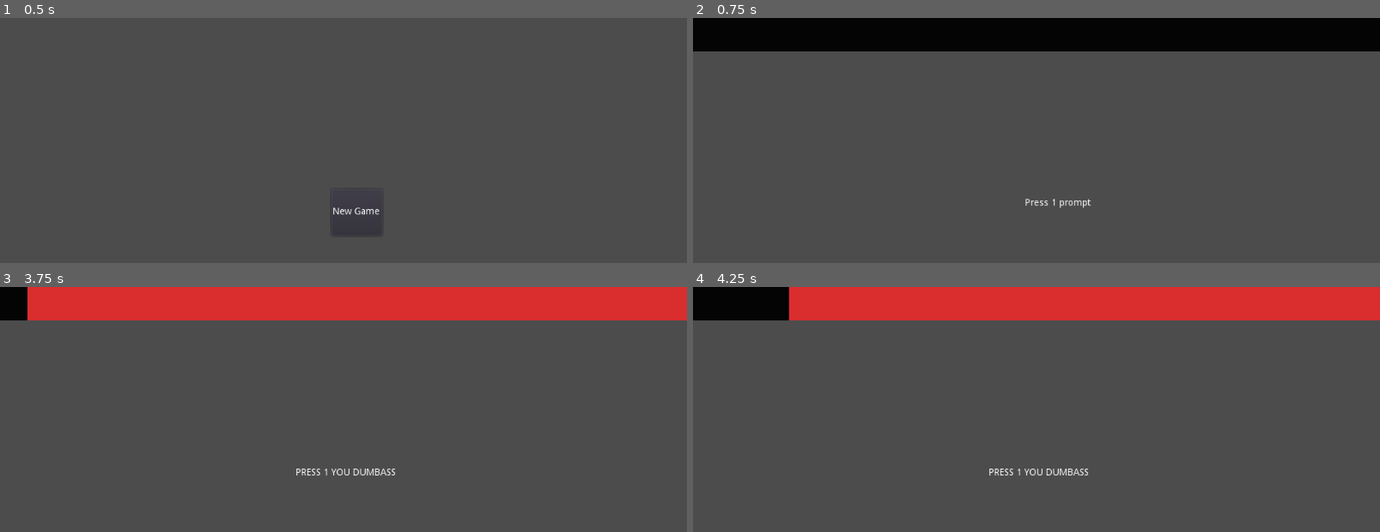
Above: before the commit, frames 1-4 (two rows, left to right).
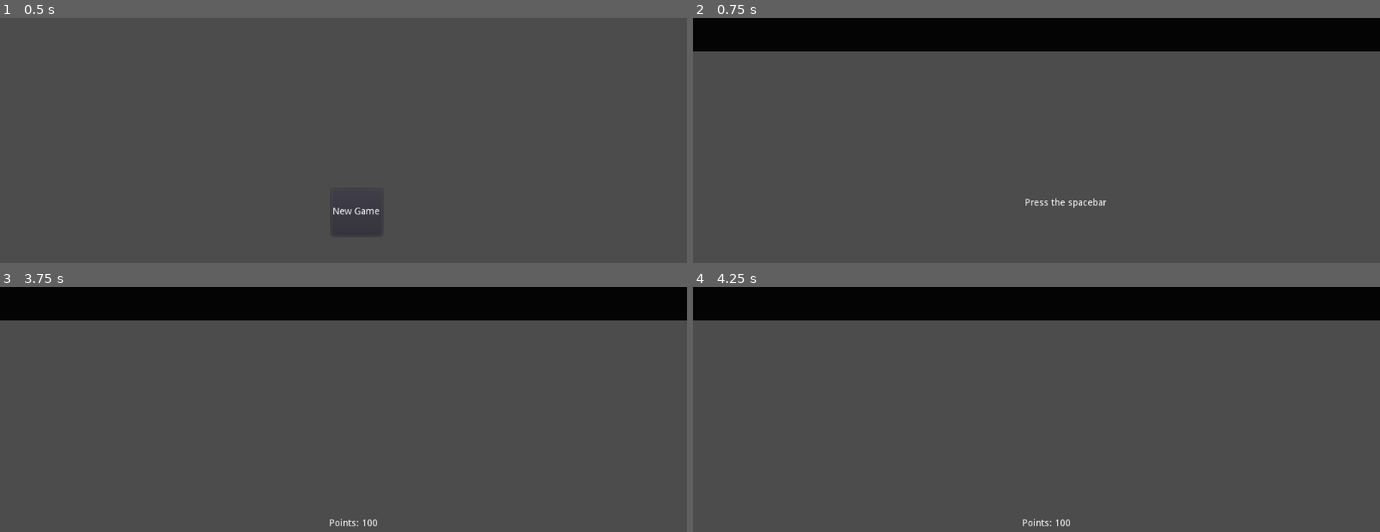
Above: after the commit, the same moments.

Repository: josfeldmann/Godot-Group-Game-Template
Game: Godot game, scene res://MainGame/MainMenu.tscn
The game is run twice, just before and just after one commit, with the same random seed, the same clock (stepped at 60 frames per second) and the same inputs.
Inputs:
- Up to frame 1 (0.5 s): no input
- Up to frame 2 (0.75 s): click "New Game" at 0.5 s
- Up to frame 3 (3.75 s): tap Space (ui_space, bound only after the commit) at 1.25, 1.35, 2, 2.1, 2.75, 2.85, 3.5, 3.6 s; hold Left (ui_left) 2.03-2.78 s
- Up to frame 4 (4.25 s): no input

Frame 1 is identical in both runs. In frame 2, 0.1% of the frame differs, in the area x 52-61%, y 73-78%; in frame 3, 13%, in the area x 4-100%, y 0-98%; in frame 4, 12%.

Commit message:
moved stuff aroud and implemented points

Diff:
--- a/ExampleGame1/ExampleGameNode.gd
+++ b/ExampleGame1/ExampleGameNode.gd
@@ -19,6 +19,6 @@
 
 # Called every frame. 'delta' is the elapsed time since the previous frame.
 func _process(delta):
-	if Input.is_action_just_pressed("ui_left"):
+	if Input.is_action_just_pressed("ui_space"):
 		GameSingleton.WinGame()
 	pass
--- a/ExampleGame1/ExampleScene1.tscn
+++ b/ExampleGame1/ExampleScene1.tscn
@@ -8,7 +8,7 @@
 [node name="Label" type="Label" parent="."]
 margin_right = 1032.0
 margin_bottom = 556.0
-text = "PRESS 1 YOU DUMBASS"
+text = "PRESS SPACE DUMBASS"
 align = 1
 valign = 1
 __meta__ = {
--- a/MainGame/GameTemplate.tscn
+++ b/MainGame/GameTemplate.tscn
@@ -1,7 +1,7 @@
 [gd_scene load_steps=4 format=2]
 
 [ext_resource path="res://MainGame/Sprites/100pxSquare.png" type="Texture" id=1]
-[ext_resource path="res://MainGame/MiniGameManager.gd" type="Script" id=2]
+[ext_resource path="res://MainGame/Scripts/MiniGameManager.gd" type="Script" id=2]
 [ext_resource path="res://MainGame/Sprites/heart pixel art 254x254.png" type="Texture" id=3]
 
 [node name="MiniGameManager" type="Node2D"]
--- a/MainGame/MainMenu.tscn
+++ b/MainGame/MainMenu.tscn
@@ -1,6 +1,6 @@
 [gd_scene load_steps=2 format=2]
 
-[ext_resource path="res://MainGame/MainMenu.gd" type="Script" id=2]
+[ext_resource path="res://MainGame/Scripts/MainMenu.gd" type="Script" id=2]
 
 [node name="Node2D" type="Node2D"]
 script = ExtResource( 2 )
@@ -25,4 +25,7 @@
 text = "New Game"
 align = 1
 valign = 1
+__meta__ = {
+"_edit_use_anchors_": false
+}
 [connection signal="pressed" from="Button" to="." method="_on_Button_pressed"]
--- a/MainGame/GameSingleton.gd
+++ b/MainGame/Scripts/GameSingleton.gd
@@ -15,7 +15,7 @@
 	miniManager.LoseGame()
 
 func WinGame():
-	miniManager.WinGame()
+	miniManager.WinGame(100)
 
 
 # Called when the node enters the scene tree for the first time.
--- a/MainGame/MiniGameManager.gd
+++ b/MainGame/Scripts/MiniGameManager.gd
@@ -14,7 +14,8 @@
 onready var timeForTransition : float = 3
 onready var currentTimer: float = 0;
 onready var currentTimeLimit :  float  = 0
-onready var hp: int = 20;
+onready var hp: int = 10;
+onready var points: int = 0;
 
 
 
@@ -40,7 +41,7 @@
 
 
 	GameSingleton.SetManager(self)
-	gameList = [ ["Press 1 prompt","res://ExampleGame1/ExampleScene1.tscn"] ]
+	gameList = [ ["Press the spacebar","res://ExampleGame1/ExampleScene1.tscn"] ]
 	GetNewGame()
 
 
@@ -80,13 +81,15 @@
 
 	pass
 
-func WinGame(var points):
+func WinGame(var pts):
 
 	currentGameNode.free()
 	state = GameState.TRANSITION
 	currentTimer = timeForTransition
 	timerBar.value = 0
-	pointsText.val
+	points += pts
+	pointsHolder.show()
+	pointsText.set_text("Points: " + str(points))
 
 
 	pass
@@ -96,6 +99,7 @@
 	currentGameNode.free()
 	hp -= 1
 	HPFlash.show()
+	HPFlashText.set_text("HP: " + str(hp))
 	state = GameState.TRANSITION
 	currentTimer = timeForTransition
 	timerBar.value = 0
--- a/project.godot
+++ b/project.godot
@@ -21,7 +21,15 @@
 
 [autoload]
 
-GameSingleton="*res://MainGame/GameSingleton.gd"
+GameSingleton="*res://MainGame/Scripts/GameSingleton.gd"
+
+[input]
+
+ui_space={
+"deadzone": 0.5,
+"events": [ Object(InputEventKey,"resource_local_to_scene":false,"resource_name":"","device":0,"alt":false,"shift":false,"control":false,"meta":false,"command":false,"pressed":false,"scancode":32,"unicode":0,"echo":false,"script":null)
+ ]
+}
 
 [rendering]
 
Renamed: MainGame/MainMenu.gd -> MainGame/Scripts/MainMenu.gd
Renamed: MainGame/TimerLoadingBar.gd -> MainGame/Scripts/TimerLoadingBar.gd
